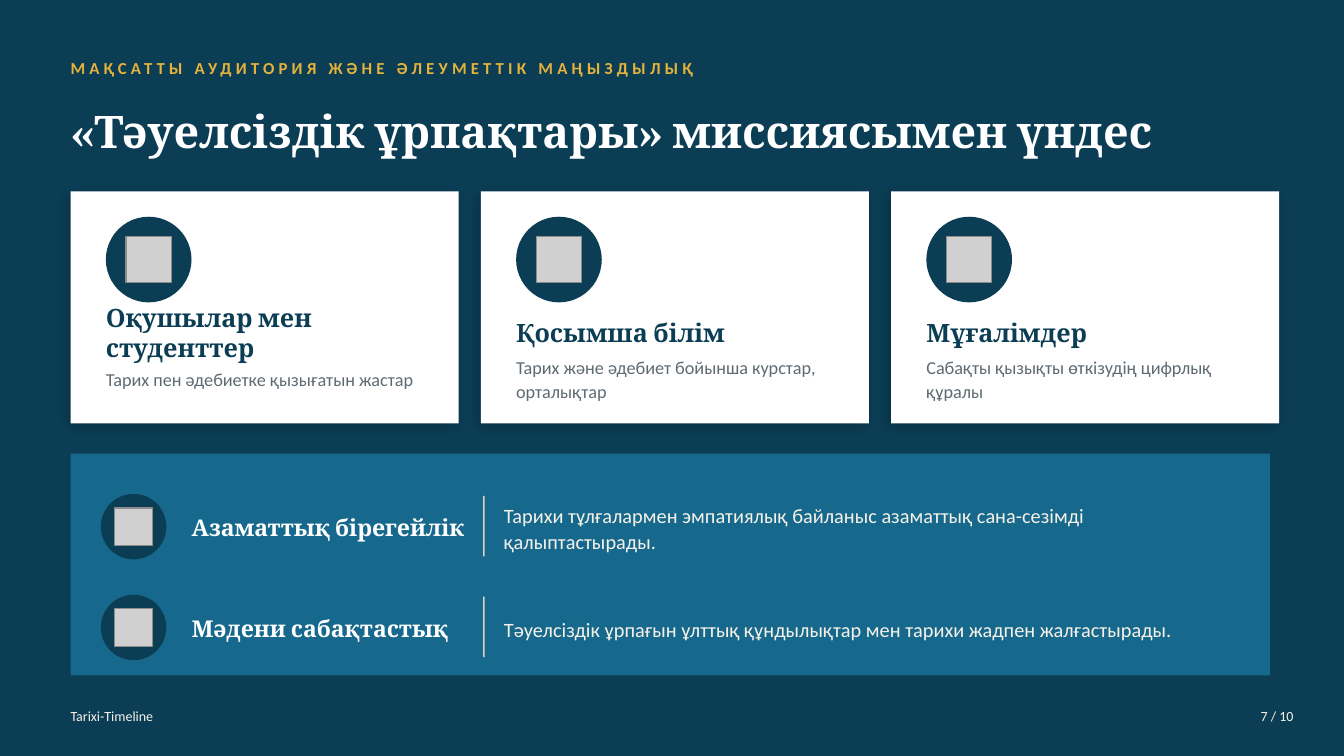
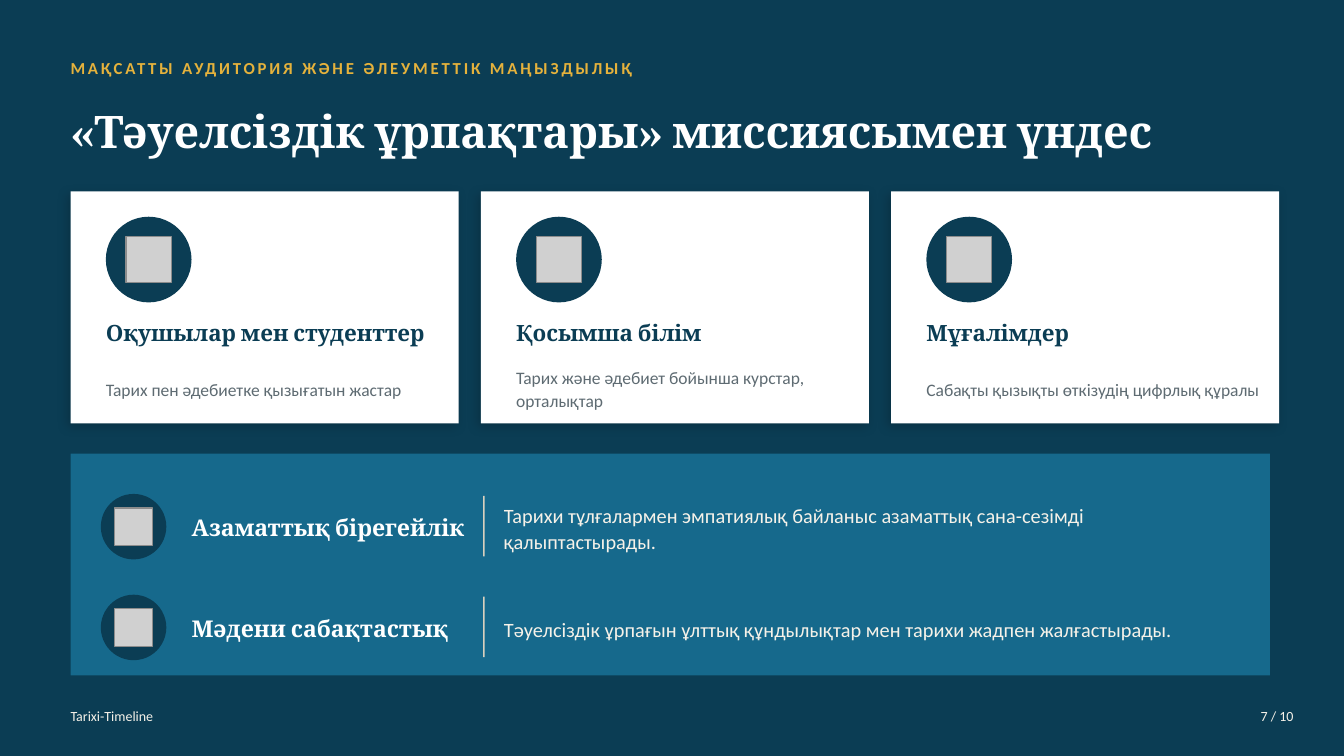
Before and after one commit to bekarazhan/tarixi-timeline, a slide deck: slide 7 of grant-presentation/Tarixi-Timeline_Tauelsizdik_urpaqtary.pptx. Drawn at 1344x756 pixels with LibreOffice and Linux fonts; fonts in the diff are those of the drawing; grey boxes stand for pictures. Boxes give left, top, right and bottom in pixels: in the first picture for what was removed or moved away, otherwise in the second. Text is boxed around its words. In the diff, an @@ line names an element or a change of style, - is before the commit and + after.

Commit message:
fix: adjust text bounds and font sizes in presentation to prevent overflow

```diff
--- a/grant-presentation/Tarixi-Timeline_Tauelsizdik_urpaqtary.pptx
+++ b/grant-presentation/Tarixi-Timeline_Tauelsizdik_urpaqtary.pptx
@@ text "МАҚСАТТЫ АУДИТОРИЯ ЖӘНЕ ӘЛЕУМЕТТІК МАҢЫЗДЫЛЫҚ" at (71, 50, 1230, 86): letter spacing 3 to 2 pt @@
@@ size 18 to 16 pt in 3 elements at (106, 324, 424, 347), (516, 323, 702, 346), (926, 323, 1069, 347) @@
@@ text "Тарих пен әдебиетке қызығатын жастар": place and size @@
-text "Тарих пен әдебиетке қызығатын жастар" at (106, 373, 413, 389)
+text "Тарих пен әдебиетке қызығатын жастар" at (106, 384, 401, 399)
@@ text "Тарих және әдебиет бойынша курстар, ...": place and size @@
-text "Тарих және әдебиет бойынша курстар, ..." at (516, 361, 816, 401)
+text "Тарих және әдебиет бойынша курстар, ..." at (516, 372, 804, 410)
@@ size 13 to 12.5 pt in 3 elements at (516, 372, 804, 410), (106, 384, 401, 399), (926, 384, 1260, 399) @@
@@ text "Сабақты қызықты өткізудің цифрлық құралы": place and size @@
-text "Сабақты қызықты өткізудің цифрлық құралы" at (926, 361, 1212, 401)
+text "Сабақты қызықты өткізудің цифрлық құралы" at (926, 384, 1260, 399)
```
Also in this commit, not shown: 9 other slides changed, 1 other file.
